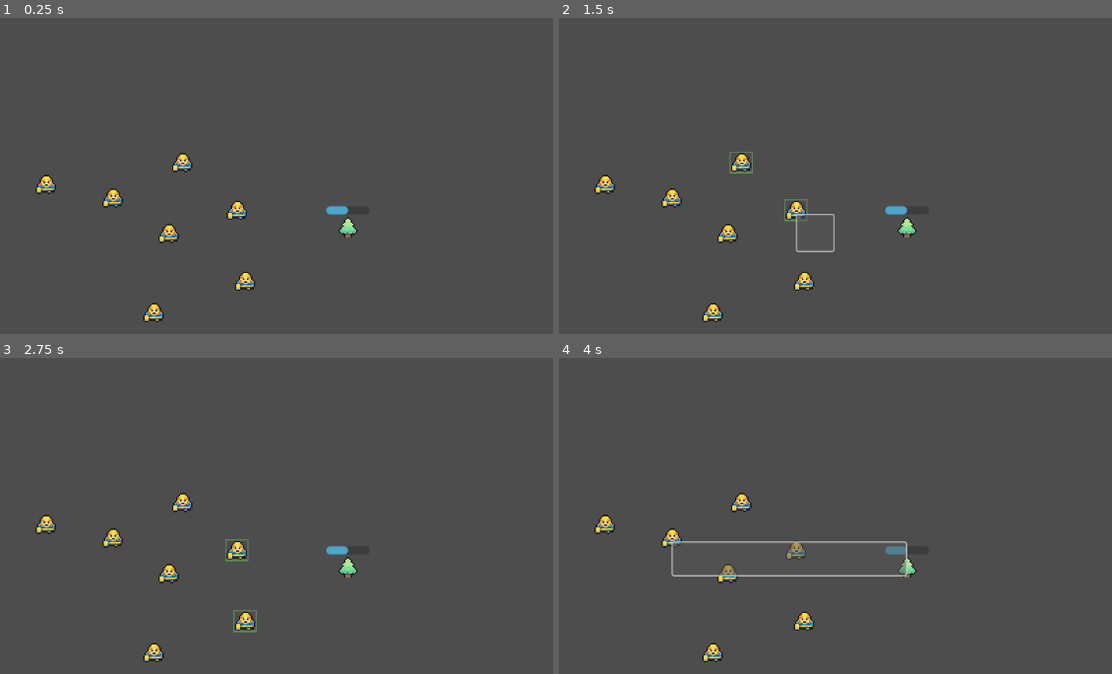
Above: before the commit, frames 1-4 (two rows, left to right).
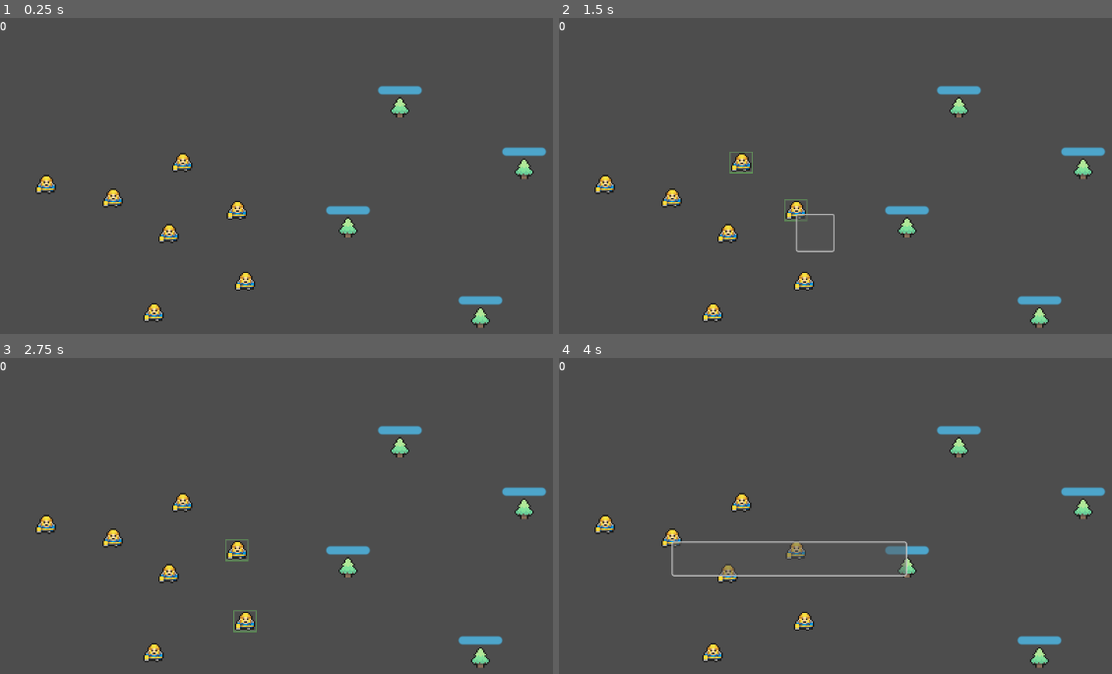
Above: after the commit, the same moments.

Repository: Nordtwig/project-kumquat
Game: Godot game, scene res://world.tscn
The game is run twice, just before and just after one commit, with the same random seed, the same clock (stepped at 60 frames per second) and the same inputs.
Inputs (mouse positions are in pixels of both pictures, inside the frame that each line leads up to):
- Up to frame 1 (0.25 s): no input
- Up to frame 2 (1.5 s): tap Enter at 0.5 s; drag from (724, 236) to (1029, 141) at 0.52 s; drag from (796, 213) to (912, 327) at 1.27 s
- Up to frame 3 (2.75 s): move the mouse to (182, 506) at 2.02 s; click (182, 506) at 2.1 s
- Up to frame 4 (4 s): tap Space at 2.75 s; drag from (603, 528) to (713, 512) at 2.77 s; drag from (669, 541) to (907, 576) at 3.52 s

The runs differ from the first frame. In frame 1, 1.2% of the frame differs, in the area x 0-99%, y 1-99%; in frame 2, 1.2%; in frame 3, 1.2%; in frame 4, 1.2%.

Commit message:
add singleton script and wood ui

Diff:
--- /dev/null
+++ b/UI/ui.gd
@@ -0,0 +1,8 @@
+extends CanvasLayer
+
+
+@onready var label = $Label
+
+
+func _process(delta) -> void:
+	label.text = str(Game.wood)
--- a/UI/ui.tscn
+++ b/UI/ui.tscn
@@ -1,6 +1,6 @@
 [gd_scene load_steps=3 format=3 uid="uid://bgre1dedqfbl6"]
 
-[ext_resource type="Script" path="res://UI/Camera.gd" id="1_hc7iw"]
+[ext_resource type="Script" path="res://UI/ui.gd" id="1_tdkxp"]
 
 [sub_resource type="StyleBoxFlat" id="StyleBoxFlat_pm86e"]
 bg_color = Color(0.337255, 0.337255, 0.337255, 0.498039)
@@ -15,11 +15,11 @@
 corner_radius_bottom_left = 3
 
 [node name="UI" type="CanvasLayer"]
-
-[node name="Camera" type="Camera2D" parent="."]
-script = ExtResource("1_hc7iw")
+script = ExtResource("1_tdkxp")
 
 [node name="Panel" type="Panel" parent="."]
+theme_override_styles/panel = SubResource("StyleBoxFlat_pm86e")
+
+[node name="Label" type="Label" parent="."]
 offset_right = 40.0
-offset_bottom = 40.0
-theme_override_styles/panel = SubResource("StyleBoxFlat_pm86e")
+offset_bottom = 23.0
--- /dev/null
+++ b/game.gd
@@ -0,0 +1,3 @@
+extends Node
+
+var wood: int = 0
--- a/project.godot
+++ b/project.godot
@@ -14,6 +14,10 @@
 run/main_scene="res://world.tscn"
 config/features=PackedStringArray("4.2", "Forward Plus")
 config/icon="res://icon.svg"
+
+[autoload]
+
+Game="*res://game.gd"
 
 [dotnet]
 
--- a/tree.gd
+++ b/tree.gd
@@ -1,14 +1,53 @@
 extends StaticBody2D
+
+var _total_time: float = 5.0
+var _current_time: float = 0.0
+var _units_in_area: int = 0
+
+@onready var timer = $Timer
+@onready var progress_bar = $ProgressBar
 
 
 func _ready() -> void:
-	$ChopArea.body_entered.connect(on_chop_area_body_entered)
-	$ChopArea.body_exited.connect(on_chop_area_body_exited)
+	$ChopArea.body_entered.connect(_on_chop_area_body_entered)
+	$ChopArea.body_exited.connect(_on_chop_area_body_exited)
+	timer.timeout.connect(_on_timer_timeout)
+
+	_current_time = _total_time
+	progress_bar.max_value = _total_time
 
 
-func on_chop_area_body_entered(body) -> void:
-	print(body.name + " entered")
+func _process(_delta) -> void:
+	progress_bar.value = _current_time
+	if _current_time <= 0:
+		_tree_chopped()
 
 
-func on_chop_area_body_exited(body) -> void:
-	print(body.name + " left")
+func _tree_chopped() -> void:
+	Game.wood += 100
+	queue_free()
+
+
+func _start_chopping() -> void:
+	print("started chopping")
+	timer.start()
+
+
+func _on_chop_area_body_entered(body) -> void:
+	if body.is_in_group("units"):
+		_units_in_area += 1
+		_start_chopping()
+
+
+func _on_chop_area_body_exited(body) -> void:
+	if body.is_in_group("units"):
+		_units_in_area -= 1
+		if _units_in_area <= 0:
+			timer.stop()
+
+
+func _on_timer_timeout() -> void:
+	var chop_speed = 1 * _units_in_area
+	_current_time -= chop_speed
+	var tween = get_tree().create_tween()
+	tween.tween_property(progress_bar, "value", _current_time, 0.05).set_trans(Tween.TRANS_QUAD)
--- a/tree.tscn
+++ b/tree.tscn
@@ -7,6 +7,7 @@
 size = Vector2(8, 3)
 
 [sub_resource type="CircleShape2D" id="CircleShape2D_ib0ra"]
+radius = 14.0357
 
 [sub_resource type="StyleBoxFlat" id="StyleBoxFlat_374ie"]
 bg_color = Color(0.301961, 0.647059, 0.796078, 1)
@@ -31,7 +32,7 @@
 [node name="ChopArea" type="Area2D" parent="."]
 
 [node name="CollisionShape2D" type="CollisionShape2D" parent="ChopArea"]
-position = Vector2(0, -2)
+position = Vector2(0, -4)
 shape = SubResource("CircleShape2D_ib0ra")
 
 [node name="Timer" type="Timer" parent="."]
@@ -44,3 +45,4 @@
 theme_override_styles/fill = SubResource("StyleBoxFlat_374ie")
 value = 50.0
 show_percentage = false
+metadata/_edit_use_anchors_ = true
--- a/world.tscn
+++ b/world.tscn
@@ -3,19 +3,8 @@
 [ext_resource type="Script" path="res://UI/Camera.gd" id="1_4ttrc"]
 [ext_resource type="Script" path="res://world.gd" id="1_ts3lg"]
 [ext_resource type="PackedScene" uid="uid://dbt4tpe6c1pk" path="res://unit.tscn" id="2_03mtw"]
+[ext_resource type="PackedScene" uid="uid://bgre1dedqfbl6" path="res://UI/ui.tscn" id="3_kcdrj"]
 [ext_resource type="PackedScene" uid="uid://x0jugqtqjcsa" path="res://tree.tscn" id="4_0vdcy"]
-
-[sub_resource type="StyleBoxFlat" id="StyleBoxFlat_pm86e"]
-bg_color = Color(0.337255, 0.337255, 0.337255, 0.498039)
-border_width_left = 3
-border_width_top = 3
-border_width_right = 3
-border_width_bottom = 3
-border_blend = true
-corner_radius_top_left = 3
-corner_radius_top_right = 3
-corner_radius_bottom_right = 3
-corner_radius_bottom_left = 3
 
 [node name="world" type="Node2D"]
 script = ExtResource("1_ts3lg")
@@ -24,11 +13,7 @@
 zoom = Vector2(2, 2)
 script = ExtResource("1_4ttrc")
 
-[node name="UI" type="CanvasLayer" parent="."]
-
-[node name="Panel" type="Panel" parent="UI"]
-theme_override_styles/panel = SubResource("StyleBoxFlat_pm86e")
-metadata/_edit_use_anchors_ = true
+[node name="UI" parent="." instance=ExtResource("3_kcdrj")]
 
 [node name="Units" type="Node2D" parent="."]
 
@@ -53,5 +38,16 @@
 [node name="Unit7" parent="Units" instance=ExtResource("2_03mtw")]
 position = Vector2(-108, 38)
 
-[node name="Tree" parent="." instance=ExtResource("4_0vdcy")]
+[node name="Objects" type="Node2D" parent="."]
+
+[node name="Tree" parent="Objects" instance=ExtResource("4_0vdcy")]
 position = Vector2(-33, 0)
+
+[node name="Tree2" parent="Objects" instance=ExtResource("4_0vdcy")]
+position = Vector2(64, 66)
+
+[node name="Tree3" parent="Objects" instance=ExtResource("4_0vdcy")]
+position = Vector2(96, -43)
+
+[node name="Tree4" parent="Objects" instance=ExtResource("4_0vdcy")]
+position = Vector2(5, -88)
